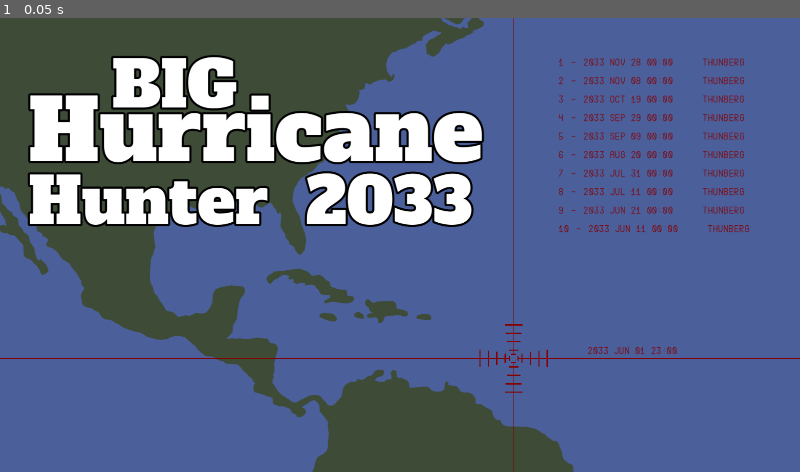
Above: before the commit, frame 1.
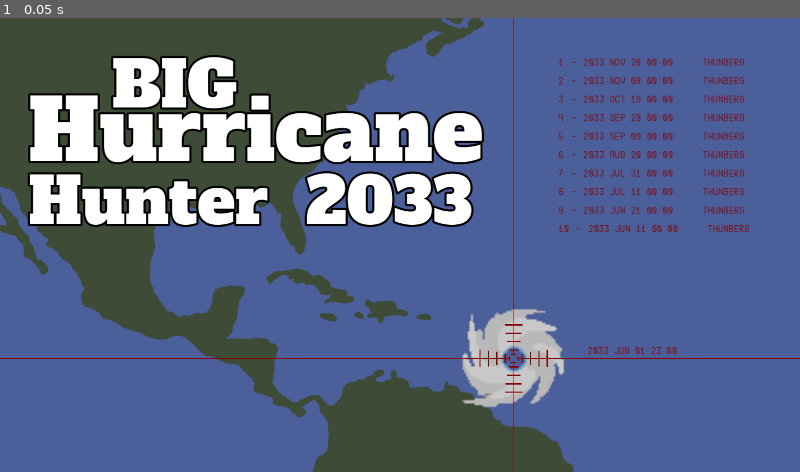
Above: after the commit, the same moment.

Repository: nschrag/BigHurricaneHunter
Game: Godot game, scene res://Map02.tscn
Two runs of this game, one before a commit and one after it. Both use one fixed random seed, a clock stepped at 60 frames per second and the inputs below.
Inputs:
- Up to frame 1 (0.05 s): no input

The runs differ from the first frame. In frame 1, 1.9% of the frame differs, in the area x 57-71%, y 64-86%.

Commit message:
Added a hurricane to title screen; also hide title when begin play

Diff:
--- a/Game.gd
+++ b/Game.gd
@@ -48,6 +48,7 @@
 			begin_state_results()
 
 func begin_state_title() -> void:
+	$Title.visible = true
 	reticule.set_reticule_position(Vector2(270, 270))
 	reticule.show_text(false, true)
 
@@ -55,7 +56,7 @@
 	reticule.process_input(delta, false)
 
 func end_state_title() -> void:
-	pass
+	$Title.visible = false
 
 func begin_state_play() -> void:
 	$HighScoreDisplay.visible = false
--- a/Map02.tscn
+++ b/Map02.tscn
@@ -11,6 +11,7 @@
 [ext_resource type="Script" uid="uid://rricbw2gx26i" path="res://HighScoreDisplay.gd" id="10_q5vca"]
 [ext_resource type="FontFile" uid="uid://txf4nlc1aein" path="res://AlfaSlabOne-Regular.ttf" id="11_q5vca"]
 [ext_resource type="PackedScene" uid="uid://c0tx30da0bbm4" path="res://HighScoreEntryUI.tscn" id="11_vv0lo"]
+[ext_resource type="Texture2D" uid="uid://ch1gpe2krj4h" path="res://Hurricane.png" id="12_q5vca"]
 
 [node name="Node2D" type="Node2D"]
 script = ExtResource("2_acrtu")
@@ -90,17 +91,11 @@
 theme_override_font_sizes/font_size = 150
 text = "Hunter  2033"
 
-[node name="Label4" type="Label" parent="Title"]
-visible = false
-offset_left = 666.0
-offset_top = 401.0
-offset_right = 1351.0
-offset_bottom = 648.0
-theme_override_colors/font_outline_color = Color(0, 0, 0, 1)
-theme_override_constants/outline_size = 20
-theme_override_fonts/font = ExtResource("11_q5vca")
-theme_override_font_sizes/font_size = 150
-text = "'33"
+[node name="Sprite2D" type="Sprite2D" parent="Title"]
+modulate = Color(0.784314, 0.784314, 0.784314, 1)
+position = Vector2(1229, 809)
+scale = Vector2(4, 4)
+texture = ExtResource("12_q5vca")
 
 [connection signal="body_entered" from="Map01/Area2D" to="Map01/Area2D" method="_on_body_entered"]
 [connection signal="body_exited" from="Map01/Area2D" to="Map01/Area2D" method="_on_body_exited"]
Not shown: 1 places in Map02.tscn that only renumber resources
